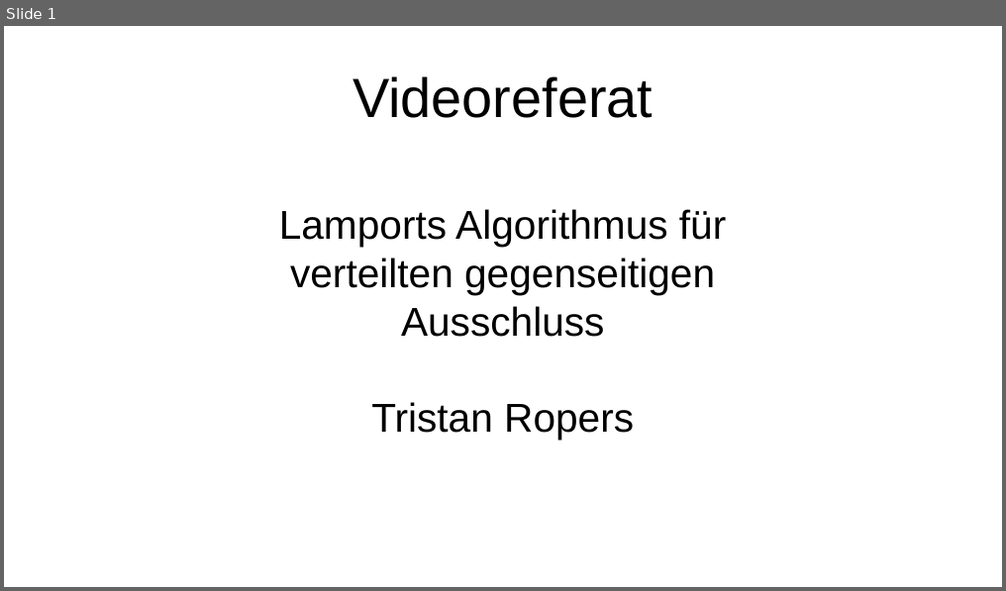
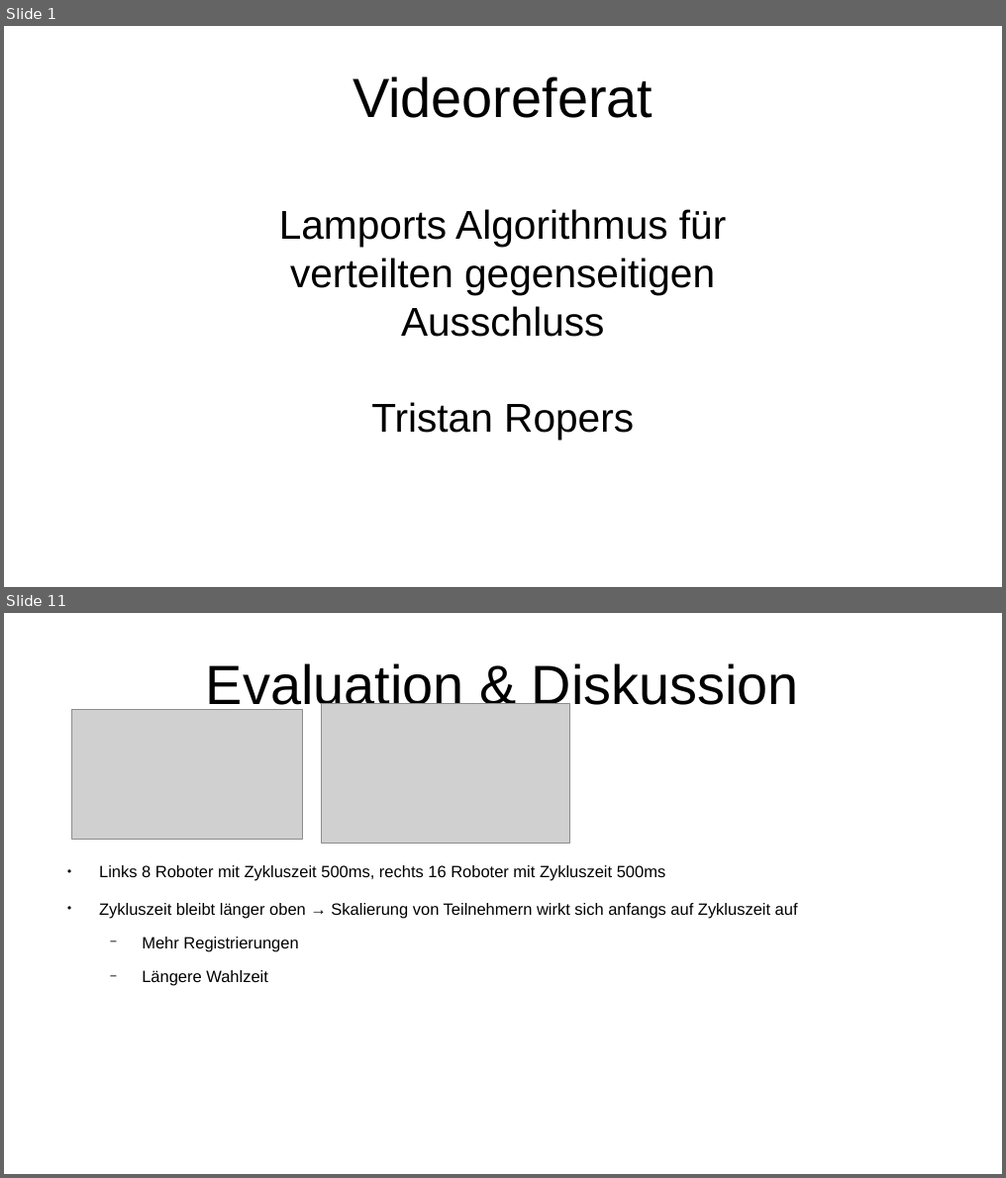
Before and after one commit to tropers/vs-wise202021-ausarbeitung, a slide deck: presentation/presentation.odp. Shown one above the other, each under a label of ours: slide 1 before the commit, slides 1 and 11 after it; the slides between them are not shown. The pictures are 1006x591 and 1006x1178 pixels, drawn with LibreOffice and Linux fonts; fonts in the diff are those of the drawing; grey boxes stand for pictures. Boxes give left, top, right and bottom in pixels: in the first picture for what was removed or moved away, otherwise in the second. Text is boxed around its words. In the diff, an @@ line names an element or a change of style, - is before the commit and + after.

```diff
--- a/presentation/presentation.odp
+++ b/presentation/presentation.odp
@@ slide 11 added at [4, 613, 1002, 1174], background #FFFFFF @@
@@ title added at [206, 663, 799, 714], 44 pt, text #000000 @@
+Evaluation & Diskussion
@@ picture added at [72, 710, 303, 840] @@
@@ picture added at [321, 703, 570, 844] @@
@@ text added at [99, 865, 798, 986], 13 pt, text #000000 @@
+● Links 8 Roboter mit Zykluszeit 500ms, rechts 16 Roboter mit Zykluszeit 500ms
+● Zykluszeit bleibt länger oben → Skalierung von Teilnehmern wirkt sich anfangs auf Zykluszeit auf
+  − Mehr Registrierungen
+  − Längere Wahlzeit
```
Also in this commit, not shown: 13 other slides added, 1 slide removed, 9 other files.
